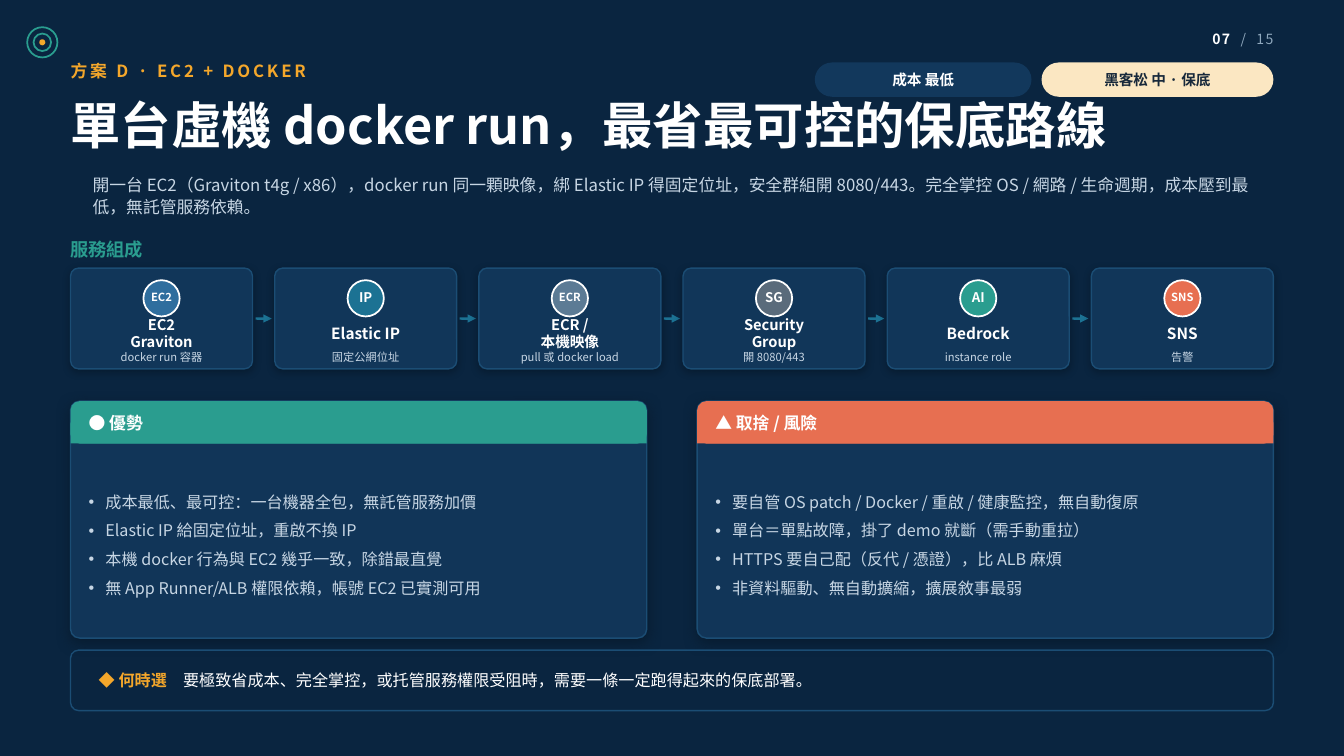
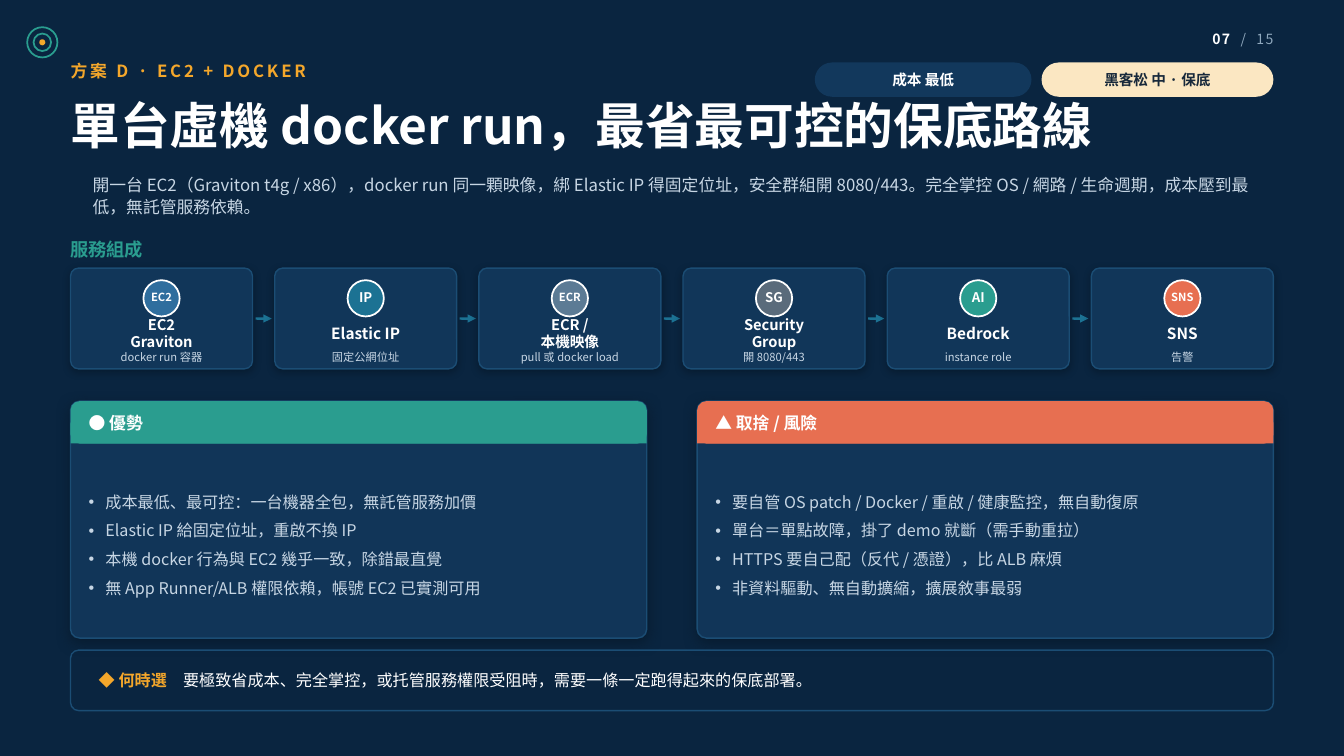
Before and after one commit to wsx5031060310guy/fleetmind-yang-ming-hackathon, a slide deck: slide 7 of apps/api/src/main/resources/static/deck/fleetmind-aws-architecture.pptx. Drawn at 1344x756 pixels with LibreOffice and Linux fonts; fonts in the diff are those of the drawing; background and template pictures are left out. Boxes give left, top, right and bottom in pixels: in the first picture for what was removed or moved away, otherwise in the second. Text is boxed around its words. In the diff, an @@ line names an element or a change of style, - is before the commit and + after.

```diff
--- a/apps/api/src/main/resources/static/deck/fleetmind-aws-architecture.pptx
+++ b/apps/api/src/main/resources/static/deck/fleetmind-aws-architecture.pptx
@@ text "單台虛機 docker run，最省最可控的保底路線" at [71, 94, 1092, 151]: size 36 to 35.4 pt @@
```
Also in this commit, not shown: 4 other slides changed, 9 other files.
